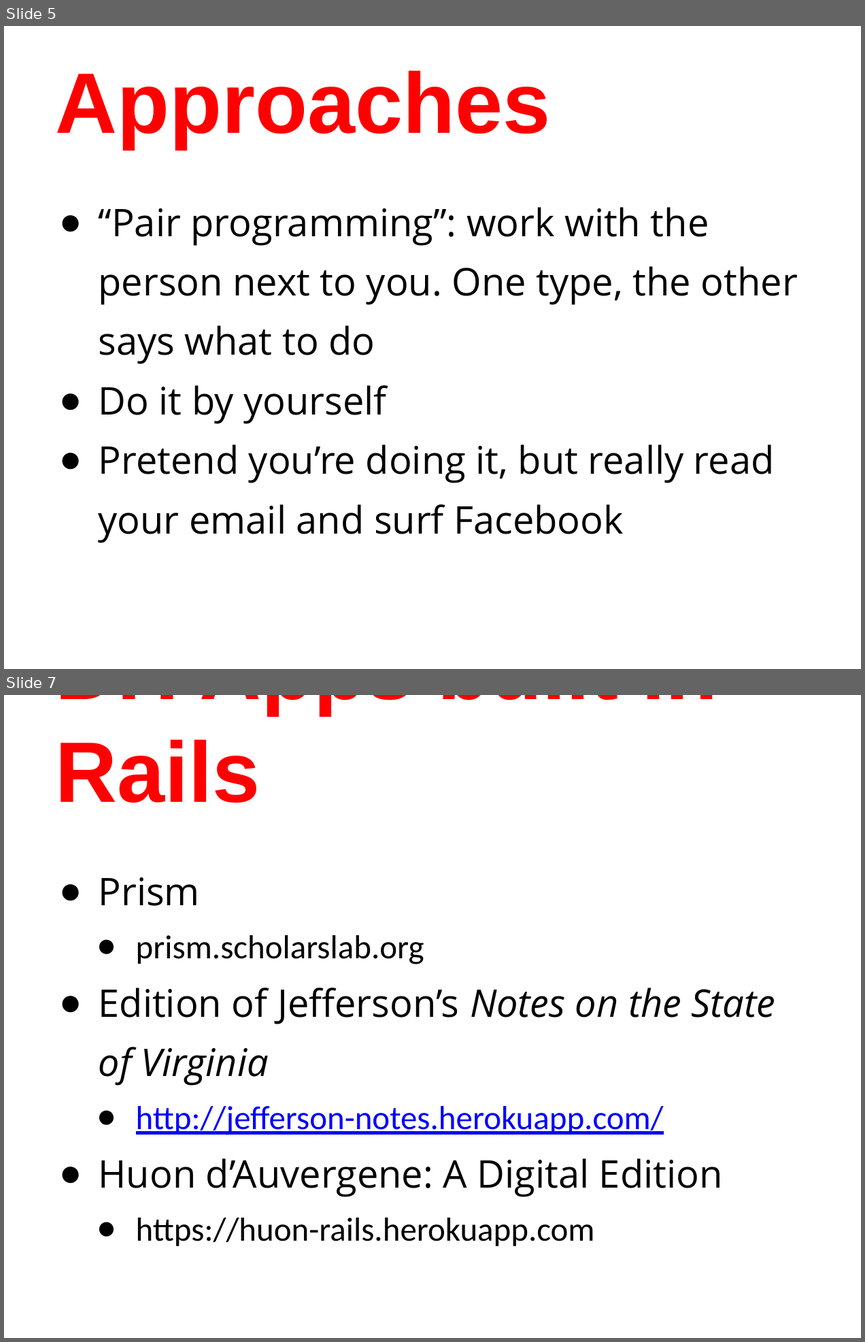
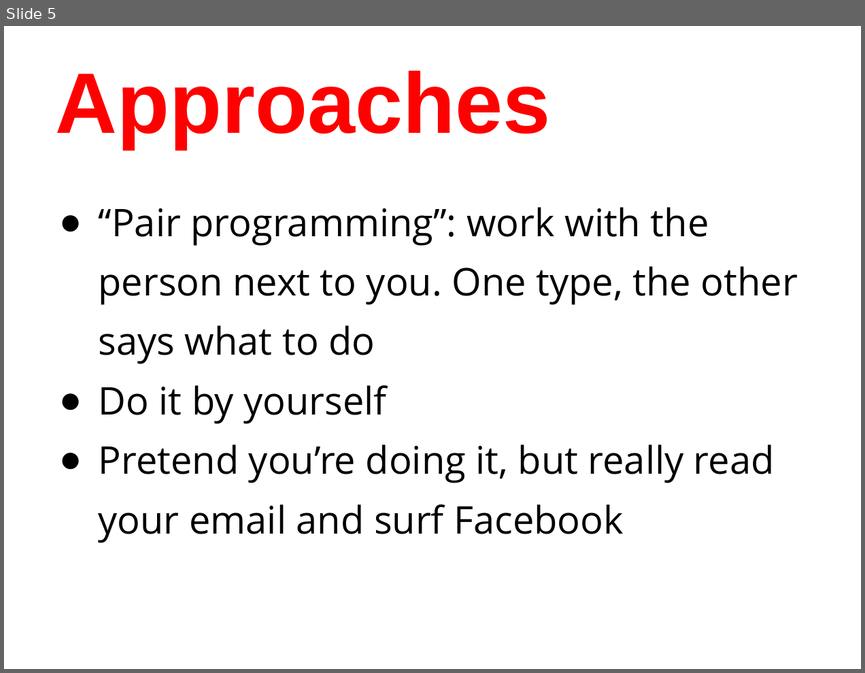
Before and after one commit to humanitiesprogramming/slides, a slide deck: 2017/python/day3-review.pptx. Shown one above the other, each under a label of ours: slides 5 and 7 before the commit, slide 5 after it; the slides between them are not shown. The pictures are 865x1342 and 865x673 pixels, drawn with LibreOffice and Linux fonts; fonts in the diff are those of the drawing. Boxes give left, top, right and bottom in pixels: in the first picture for what was removed or moved away, otherwise in the second. Text is boxed around its words. In the diff, an @@ line names an element or a change of style, - is before the commit and + after.

```diff
--- a/2017/python/day3-review.pptx
+++ b/2017/python/day3-review.pptx
@@ slide 7 removed at bbox=[4, 695, 861, 1338], background #FFFFFF @@
@@ title removed at bbox=[56, 695, 718, 803] @@
-DH Apps built in Rails
@@ text removed at bbox=[99, 877, 776, 1246] @@
-● Prism
-  ● prism.scholarslab.org
-● Edition of Jefferson’s Notes on the State of Virginia
-  ● http://jefferson-notes.herokuapp.com/
-● Huon d’Auvergene: A Digital Edition
-  ● https://huon-rails.herokuapp.com
```
Also in this commit, not shown: 3 slides changed, 1 other slide removed, 1 other file.
